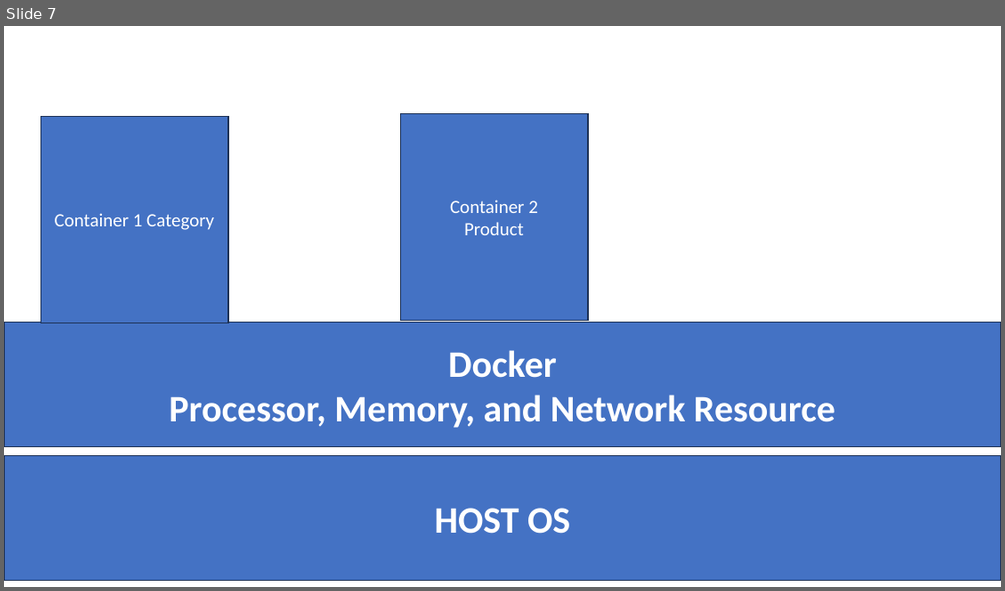
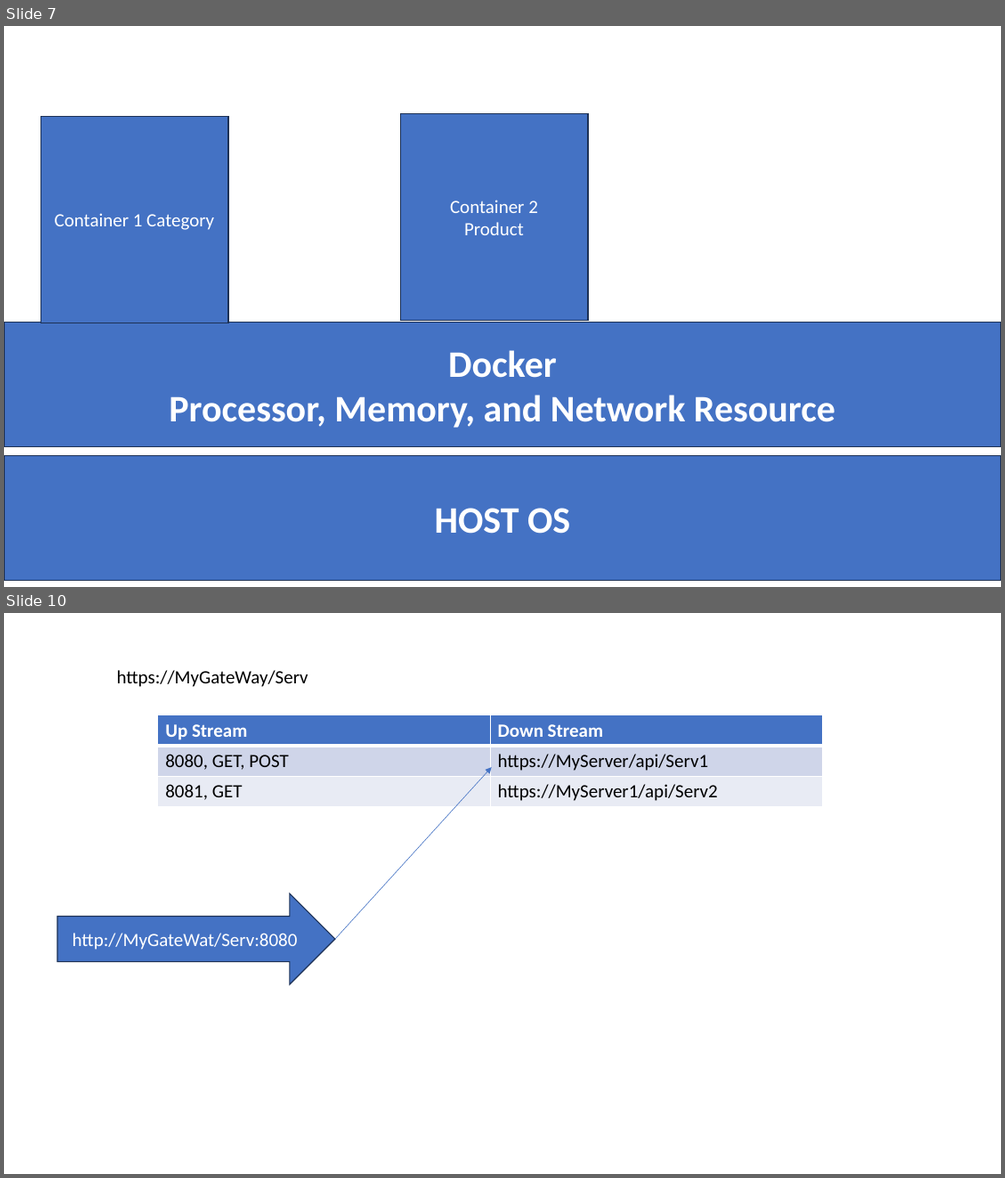
Before and after one commit to maheshsabnis/Spot_Apps, a slide deck: TRaiing_Images.pptx. Shown one above the other, each under a label of ours: slide 7 before the commit, slides 7 and 10 after it; the slides between them are not shown. The pictures are 1005x591 and 1005x1178 pixels, drawn with LibreOffice and Linux fonts; fonts in the diff are those of the drawing. Boxes give left, top, right and bottom in pixels: in the first picture for what was removed or moved away, otherwise in the second. Text is boxed around its words. In the diff, an @@ line names an element or a change of style, - is before the commit and + after.

```diff
--- a/TRaiing_Images.pptx
+++ b/TRaiing_Images.pptx
@@ slide 10 added at box(4, 613, 1001, 1174), background #FFFFFF @@
@@ text added at box(117, 670, 308, 687), 18 pt, text #000000 @@
+https://MyGateWay/Serv
@@ table added at box(158, 715, 822, 807), 3 rows, 2 columns @@
+Up Stream | Down Stream
+8080, GET, POST | https://MyServer/api/Serv1
+8081, GET | https://MyServer1/api/Serv2
@@ arrow added from (335, 939) to (492, 767), #4472C4 0.5 pt @@
@@ right arrow added at box(57, 893, 334, 985), fill #4472C4, outline #1E3256 1 pt, 18 pt, text #FFFFFF @@
+http://MyGateWat/Serv:8080
```
Also in this commit, not shown: 3 other slides added, 15 other files.
